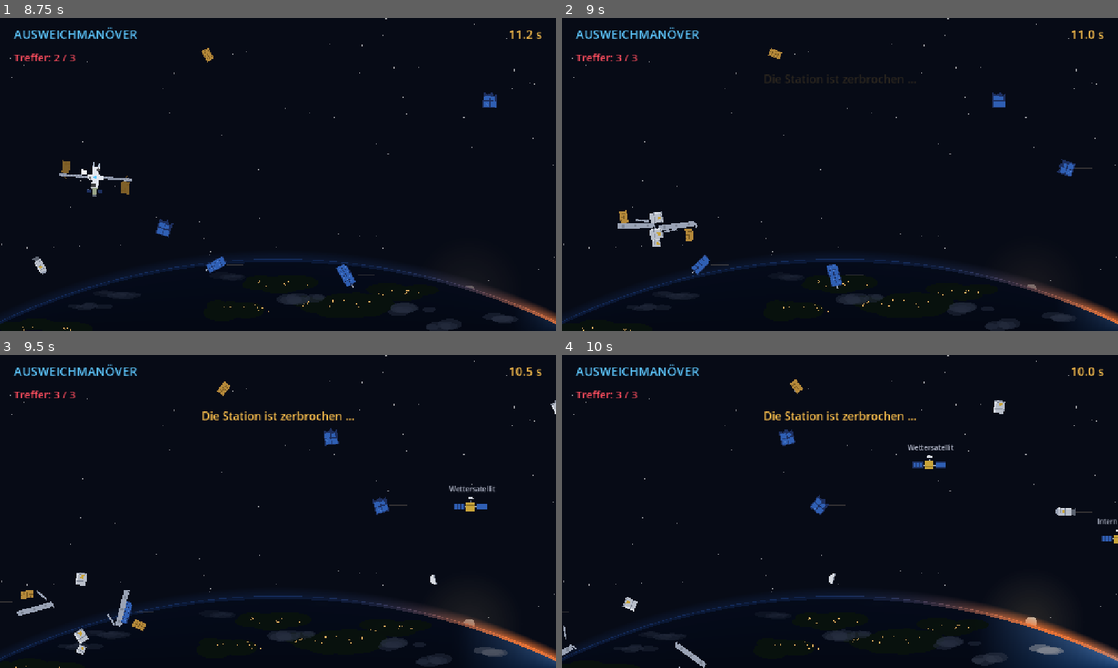
Above: before the commit, frames 1-4 (two rows, left to right).
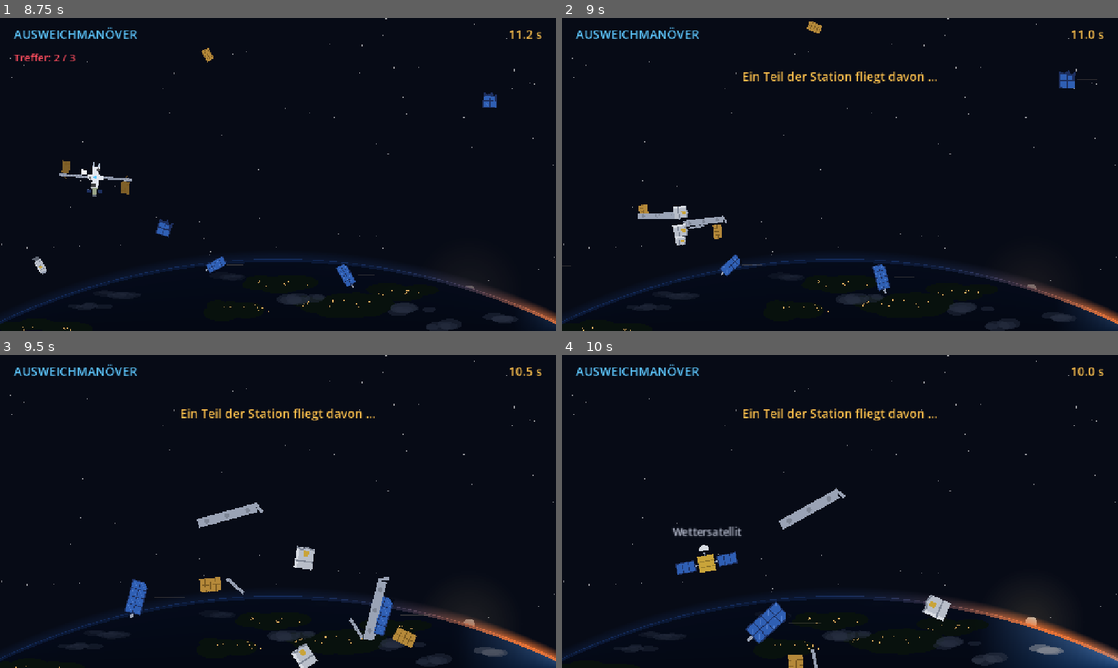
Above: after the commit, the same moments.

Repository: Isaac-davila/jku-space
Game: Godot game, scene res://scenes/minigames/dodge/dodge.tscn
Two runs of this game, one before a commit and one after it. Both use one fixed random seed, a clock stepped at 60 frames per second and the inputs below. This scene is started directly instead of the project's main scene.
Inputs (mouse positions are in pixels of both pictures, inside the frame that each line leads up to):
- Up to frame 1 (8.75 s): tap Enter at 0.5, 2.1, 4.35, 6.6 s; move the mouse to (400, 158) at 0.52 s; hold D (move_right) 0.53-1.28 s; hold Space (interact) 0.53-1.28 s; click (400, 158) at 0.67 s; move the mouse to (166, 190) at 1.27 s; hold S (move_down) 1.28-2.03 s; tap E every 2.25 s from 1.35 to 8.1 s; click (166, 190) at 1.42 s; move the mouse to (333, 105) at 2.02 s; hold D (move_right) 2.03-2.78 s; click (333, 105) at 2.17 s; move the mouse to (250, 237) at 2.77 s; hold W (move_up) 2.78-3.53 s; tap Space (interact) at 2.85, 7.35 s; click (250, 237) at 2.92 s; move the mouse to (444, 221) at 3.52 s; hold A (move_left) 3.53-5.03 s; click (444, 221) at 3.67 s; move the mouse to (111, 127) at 4.27 s; click (111, 127) at 4.42 s; move the mouse to (305, 174) at 5.02 s; hold S (move_down) 5.03-5.78 s; hold Space (interact) 5.03-5.78 s; click (305, 174) at 5.17 s; move the mouse to (194, 96) at 5.77 s; hold D (move_right) 5.78-6.53 s; click (194, 96) at 5.92 s; move the mouse to (400, 158) at 6.52 s; hold W (move_up) 6.53-7.28 s; click (400, 158) at 6.67 s; move the mouse to (166, 190) at 7.27 s; hold D (move_right) 7.28-8.03 s; click (166, 190) at 7.42 s; move the mouse to (333, 105) at 8.02 s; hold S (move_down) from 8.03 s (still down); click (333, 105) at 8.17 s
- Up to frame 2 (9 s): move the mouse to (812, 237) at 8.77 s; release S (move_down) at 8.78 s; hold A (move_left) from 8.78 s (still down); tap Enter at 8.85 s; click (812, 237) at 8.92 s
- Up to frame 3 (9.5 s): keep holding A (move_left)
- Up to frame 4 (10 s): move the mouse to (1006, 558) at 9.52 s; release A (move_left) at 9.53 s; hold W (move_up) from 9.53 s (still down); hold Space (interact) from 9.53 s (still down); click (1006, 558) at 9.67 s

Frame 1 is identical in both runs. In frame 2, 2.9% of the frame differs, in the area x 0-97%, y 1-88%; in frame 3, 4.1%, in the area x 0-100%, y 8-100%; in frame 4, 3.8%.

Commit message:
Ausweichmanöver: Kamerafahrt – Trümmerteil verfolgen bis zum Satelliten-Einschlag
Co-Authored-By: Claude Opus 5.5 <noreply@anthropic.com>
Claude-Session: https://claude.ai/code/session_01QXFXsQhGLuei6RznqMua8p

Diff:
--- a/scenes/minigames/dodge/dodge.gd
+++ b/scenes/minigames/dodge/dodge.gd
@@ -6,15 +6,16 @@
 const SHIP_X := 220.0
 const SHIP_R := 30.0
 const MAX_HITS := 3
-const END_DELAY := 2.5         # Pause nach der Kettenreaktion, bevor "verloren" kommt
-const CHAIN_TIMEOUT := 9.0     # Sicherheitsnetz: spätestens dann ist Schluss
-
-## Kettenreaktion nach dem Zerfall: welcher Satellit getroffen wird.
+# Kamerafahrt nach dem Zerfall: die Kamera folgt einem Trümmerteil, bis es einen Satelliten trifft.
 ## (GPS-Satelliten fliegen auf ~20.000 km Höhe – ISS-Trümmer kommen da nie hin.
 ##  Realistisch sind Satelliten im niedrigen Orbit wie Wetter- oder Internetsatelliten.)
-const VICTIM_NAMES := ["Wettersatellit", "Internetsatellit"]
-const VICTIM_ACC := ["einen Wettersatelliten", "einen Internetsatelliten"]   # für den Satz "trifft …"
-const VICTIM_SPEED := 520.0
+const VICTIM_NAME := "Wettersatellit"
+const VICTIM_ACC := "einen Wettersatelliten"   # für den Satz "trifft …"
+const CAM_ZOOM := 1.9          # wie nah die Kamera rangeht
+const SLOWMO := 0.2            # Zeitlupe beim Einschlag (1.0 = normal)
+const SLOWMO_TIME := 1.4       # Sekunden Zeitlupe
+const END_DELAY := 3.0         # nach dem Einschlag, bis "STATION ZERBROCHEN" kommt
+const CHAIN_TIMEOUT := 10.0    # Sicherheitsnetz
 
 # ISS-Farben
 const C_TRUSS := Color("8a93a6")
@@ -41,13 +42,42 @@
 var earth := Earth.new()          # Erde im Hintergrund (core/earth.gd)
 var thrust := 0.0                 # -1 = Schub nach oben, +1 = nach unten (für die Düsen-Animation)
 
-# Kettenreaktion
-var victims: Array[Dictionary] = []  # Satelliten, die gleich getroffen werden
-var chain_hits := 0
-var chain_end_t := -1.0
-var caption := ""
-var caption_t := 0.0
+# Kamerafahrt
+var cam: Camera2D
+var bg_layer: CanvasLayer
+var bg: Node2D
+var cap_label: Label
+var follow: Dictionary = {}        # das Trümmerteil, dem die Kamera folgt
+var victim: Dictionary = {}        # der Satellit, der getroffen wird
+var impact_t := -1.0               # broken_t beim Einschlag (-1 = noch nicht)
+var time_k := 1.0                  # Zeitlupen-Faktor
 var flashes: Array[Dictionary] = []
+
+
+func start() -> void:
+	# Hintergrund (Sterne + Erde) in eigener Ebene → bleibt stehen, wenn die Kamera fährt
+	bg_layer = CanvasLayer.new()
+	bg_layer.layer = -5
+	add_child(bg_layer)
+	bg = Node2D.new()
+	bg_layer.add_child(bg)
+	bg.draw.connect(_draw_background)
+	cam = Camera2D.new()
+	cam.position = VIEW / 2.0
+	cam.enabled = false
+	add_child(cam)
+	var hud := CanvasLayer.new()
+	hud.layer = 6
+	add_child(hud)
+	cap_label = UI.make_centered("", 28, Pal.WARN, Rect2(40, 90, VIEW.x - 80, 90))
+	cap_label.mouse_filter = Control.MOUSE_FILTER_IGNORE
+	hud.add_child(cap_label)
+
+
+func _exit_tree() -> void:
+	# Kamera zurücksetzen, damit der Hub danach nicht verschoben aussieht
+	if is_inside_tree():
+		get_viewport().canvas_transform = Transform2D.IDENTITY
 
 
 func _init() -> void:
@@ -57,12 +87,13 @@
 
 
 func tick(delta: float) -> void:
-	_move_pieces(delta)
-	_spawn_debris(delta)              # Müll kommt immer weiter – auch nach dem Zerfall
+	bg.queue_redraw()
+	_move_pieces(delta * time_k)
+	_spawn_debris(delta * time_k)     # Müll kommt immer weiter – auch nach dem Zerfall
 	if broken:
 		broken_t += delta
-		_update_chain(delta)
-		if (chain_end_t >= 0.0 and broken_t >= chain_end_t) or broken_t >= CHAIN_TIMEOUT:
+		_update_cinematic(delta)
+		if (impact_t >= 0.0 and broken_t >= impact_t + END_DELAY) or broken_t >= CHAIN_TIMEOUT:
 			finish(false, "STATION ZERBROCHEN")
 		return
 
@@ -99,9 +130,12 @@
 
 ## Auch nach "STATION ZERBROCHEN" / "AUSGEWICHEN!" fliegt der Müll im Hintergrund weiter.
 func post_tick(delta: float) -> void:
-	_move_pieces(delta)
-	_spawn_debris(delta)
-	_update_chain(delta)
+	bg.queue_redraw()
+	_move_pieces(delta * time_k)
+	_spawn_debris(delta * time_k)
+	if broken:
+		broken_t += delta
+		_update_cinematic(delta)
 
 
 func _spawn_debris(delta: float) -> void:
@@ -128,7 +162,8 @@
 		d.pos += d.vel * delta
 		d.rot += d.spin * delta
 	debris = debris.filter(func(d): return d.pos.x > -80.0)
-	wreck = wreck.filter(func(d): return d.pos.x > -80.0 and d.pos.y > -80.0 and d.pos.y < VIEW.y + 80.0)
+	# großzügige Grenzen, weil die Kamera beim Zerfall mitfährt
+	wreck = wreck.filter(func(d): return d.pos.x > -1500.0 and d.pos.y > -600.0 and d.pos.y < VIEW.y + 600.0)
 
 
 # --- Schaden & Zerfall -------------------------------------------------------
@@ -146,11 +181,6 @@
 ## Die ganze Station zerfällt in ihre Bauteile – gleiche Mechanik wie bei den Trümmern.
 func _break_apart() -> void:
 	broken = true
-	_say("Die Station ist zerbrochen …")
-	# zwei Satelliten kommen von rechts – der erste trifft unsere Trümmer,
-	# der zweite die Trümmer des ersten → Kettenreaktion
-	_add_victim(0, Vector2(VIEW.x + 80, clampf(ship_y - 70, 140, 600)), wreck)
-	_add_victim(1, Vector2(VIEW.x + 520, clampf(ship_y + 90, 140, 600)), [])
 	for i in ARRAYS.size():
 		if not _array_lost(i):
 			var a: Vector2 = ARRAYS[i]
@@ -162,73 +192,79 @@
 	_throw_off("tank", Vector2(0, 34), 0.7)             # angedockter Progress-Frachter
 	_throw_off("strut", Vector2(-28, -10), 0.7)        # Radiatoren
 	_throw_off("strut", Vector2(28, 10), 0.7)
-
-
-# --- Kettenreaktion (Kessler-Syndrom) ----------------------------------------
-
-func _add_victim(idx: int, pos: Vector2, targets: Array) -> void:
-	var sat := Debris.make("sat", pos, Vector2(-VICTIM_SPEED, 0), 1.0)
-	sat.rot = 0.0
-	sat.spin = 0.0
-	sat["label"] = VICTIM_NAMES[idx]
-	sat["acc"] = VICTIM_ACC[idx]
-	sat["targets"] = targets
-	victims.append(sat)
-
-
-func _update_chain(delta: float) -> void:
-	caption_t += delta
+	_start_cinematic()
+
+
+# --- Kamerafahrt: ein Trümmerteil trifft einen Satelliten ---------------------
+
+func _start_cinematic() -> void:
+	# Der linke Gitterträger fliegt nach hinten – ihm folgt die Kamera
+	follow = wreck[wreck.size() - 6] if wreck.size() >= 6 else wreck[0]
+	for w in wreck:
+		if w.kind == "strut" and w.scale > 1.5 and w.pos.x < SHIP_X:
+			follow = w
+	follow.vel = Vector2(-170, randf_range(-20, 20))
+	# Satellit kreuzt die Flugbahn von links unten – im Bild, aber noch klein
+	var sat_start: Vector2 = follow.pos + Vector2(-560, 140)
+	victim = Debris.make("sat", sat_start, Vector2.ZERO, 1.0)
+	victim.rot = -0.2
+	victim.spin = 0.0
+	cam.position = VIEW / 2.0
+	cam.zoom = Vector2.ONE
+	cam.enabled = true
+	cam.make_current()
+	_say("Ein Teil der Station fliegt davon …")
+
+
+func _update_cinematic(delta: float) -> void:
+	if follow.is_empty():
+		return
 	for f in flashes:
 		f.t -= delta
 	flashes = flashes.filter(func(f): return f.t > 0.0)
-	for v in victims.duplicate():
-		v.pos += v.vel * delta
-		# leicht auf das nächste Ziel zusteuern, damit der Treffer sicher passiert
-		var target := _nearest(v.pos, v.targets)
-		if target.is_empty():
-			target = _nearest(v.pos, wreck)
-		if target.is_empty():
-			continue
-		var want: Vector2 = (target.pos - v.pos).normalized() * VICTIM_SPEED
-		v.vel = v.vel.lerp(want, clampf(2.5 * delta, 0.0, 1.0))
-		if v.pos.distance_to(target.pos) < v.r + target.r * 0.6:
-			_hit_victim(v)
-
-
-func _hit_victim(v: Dictionary) -> void:
-	victims.erase(v)
-	chain_hits += 1
-	flashes.append({"pos": v.pos, "t": 0.35})
-	var parts := Debris.split(v)
+
+	# Zeitlupe nach dem Einschlag, dann langsam zurück auf normal
+	if impact_t >= 0.0:
+		var since := broken_t - impact_t
+		time_k = SLOWMO if since < SLOWMO_TIME else lerpf(time_k, 1.0, clampf(3.0 * delta, 0.0, 1.0))
+
+	# Satellit fliegt dem Teil entgegen (Treffpunkt wird jeden Frame neu angepeilt)
+	if not victim.is_empty():
+		var meet: Vector2 = follow.pos + follow.vel * 0.15
+		victim.vel = victim.vel.lerp((meet - victim.pos).normalized() * 330.0, clampf(4.0 * delta, 0.0, 1.0))
+		victim.pos += victim.vel * delta * time_k
+		if victim.pos.distance_to(follow.pos) < victim.r + follow.r * 0.4:
+			_impact()
+
+	# Kamera: erst ranzoomen und dem Teil folgen, nach dem Einschlag wieder rauszoomen
+	var target_zoom := CAM_ZOOM
+	var target_pos: Vector2 = follow.pos
+	if impact_t >= 0.0 and broken_t - impact_t > SLOWMO_TIME:
+		target_zoom = 1.0
+		target_pos = VIEW / 2.0
+	var k := clampf(3.0 * delta, 0.0, 1.0)
+	cam.zoom = cam.zoom.lerp(Vector2(target_zoom, target_zoom), k)
+	cam.position = cam.position.lerp(target_pos, k * 1.5)
+
+
+func _impact() -> void:
+	impact_t = broken_t
+	flashes.append({"pos": victim.pos, "t": 0.3})
+	var parts := Debris.split(victim)
 	for part in parts:
-		part.vel = part.vel * 1.6 + Vector2(-80, 0)
+		part.vel = part.vel * 1.3 + follow.vel * 0.3
+	var shards := Debris.split(follow)          # auch das Stationsteil zerbricht
+	wreck.erase(follow)
 	wreck.append_array(parts)
-	# der nächste Satellit zielt auf die Trümmer dieses Satelliten
-	for other in victims:
-		if other.targets.is_empty():
-			other.targets = parts
-	if chain_hits == 1:
-		_say("Ein Trümmerteil trifft %s …" % v.acc)
-	else:
-		_say("… dessen Trümmer treffen den nächsten.\nEine Kettenreaktion: das Kessler-Syndrom.")
-		GameState.flags["kessler_seen"] = true
-		chain_end_t = broken_t + END_DELAY
-
-
-func _nearest(from: Vector2, list: Array) -> Dictionary:
-	var best: Dictionary = {}
-	var best_d := INF
-	for d in list:
-		var dist: float = from.distance_to(d.pos)
-		if dist < best_d and d.pos.x > -40.0:
-			best = d
-			best_d = dist
-	return best
+	wreck.append_array(shards)
+	follow = {"pos": victim.pos, "vel": Vector2.ZERO, "r": 0.0}   # Kamera bleibt am Einschlagsort
+	victim = {}
+	GameState.flags["kessler_seen"] = true
+	_say("… und trifft %s.\nAus einem Trümmerteil werden viele – jedes kann den nächsten treffen.\nDas ist das Kessler-Syndrom." % VICTIM_ACC)
 
 
 func _say(text: String) -> void:
-	caption = text
-	caption_t = 0.0
+	cap_label.text = text
 
 
 func _array_lost(i: int) -> bool:
@@ -240,9 +276,13 @@
 
 # --- Zeichnen ----------------------------------------------------------------
 
+func _draw_background() -> void:
+	for st in _stars:
+		bg.draw_circle(Vector2(st.x, st.y), st.z, Color(1, 1, 1, 0.25 + st.z * 0.2))
+	earth.draw(bg, elapsed, elapsed / time_limit)     # Nacht → Sonnenaufgang → Tag
+
+
 func _draw() -> void:
-	draw_stars()
-	earth.draw(self, elapsed, elapsed / time_limit)   # Nacht → Sonnenaufgang → Tag
 	for d in debris:
 		draw_line(d.pos + Vector2(d.r, 0), d.pos + Vector2(d.r + 40, 0), Color(Pal.DEBRIS, 0.25), 2.0)
 		Debris.draw(self, d)
@@ -252,19 +292,15 @@
 			_draw_station(Vector2(SHIP_X, ship_y))
 	for w in wreck:
 		Debris.draw(self, w)
-	for v in victims:
-		Debris.draw(self, v)
-		draw_text(v.pos + Vector2(-50, -34), v.label, 16, Color(Pal.TEXT, 0.8))
+	if not victim.is_empty():
+		Debris.draw(self, victim)
+		draw_string(ThemeDB.fallback_font, victim.pos + Vector2(-60, -34), VICTIM_NAME,
+			HORIZONTAL_ALIGNMENT_CENTER, 120, 13, Color(Pal.TEXT, 0.85))
 	for f in flashes:
-		var k: float = f.t / 0.35
-		draw_circle(f.pos, 34.0 * (1.0 - k) + 6.0, Color(1, 1, 1, 0.8 * k))
-	if caption != "":
-		var a := clampf(caption_t * 3.0, 0.0, 1.0)
-		var lines := caption.split("\n")
-		for i in lines.size():
-			draw_string(ThemeDB.fallback_font, Vector2(0, 150 + i * 34), lines[i],
-				HORIZONTAL_ALIGNMENT_CENTER, VIEW.x, 26, Color(Pal.WARN, a))
-	draw_text(Vector2(32, 100), "Treffer: %d / %d" % [hits, MAX_HITS], 24, Pal.ALERT if hits > 0 else Pal.DIM)
+		var k: float = f.t / 0.3
+		draw_circle(f.pos, 30.0 * (1.0 - k) + 4.0, Color(1, 1, 1, 0.85 * k))
+	if not broken:
+		draw_text(Vector2(32, 100), "Treffer: %d / %d" % [hits, MAX_HITS], 24, Pal.ALERT if hits > 0 else Pal.DIM)
 
 
 ## Stark vereinfachte ISS: Gitterträger, 4 Solarflügel, Module in der Mitte, Radiatoren.
